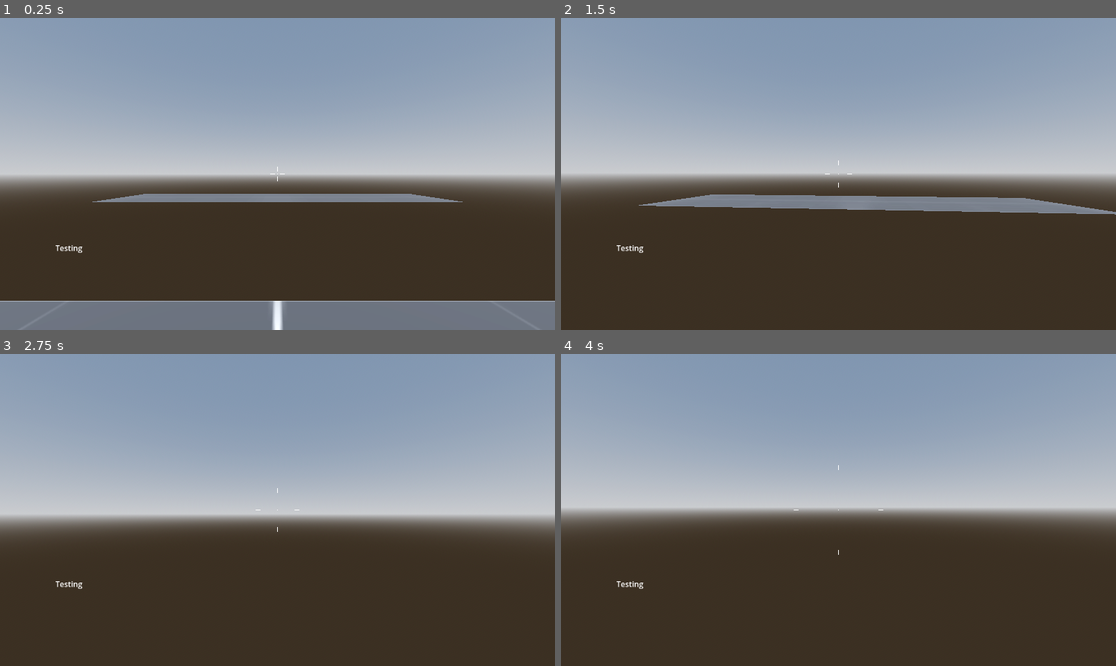
Above: before the commit, frames 1-4 (two rows, left to right).
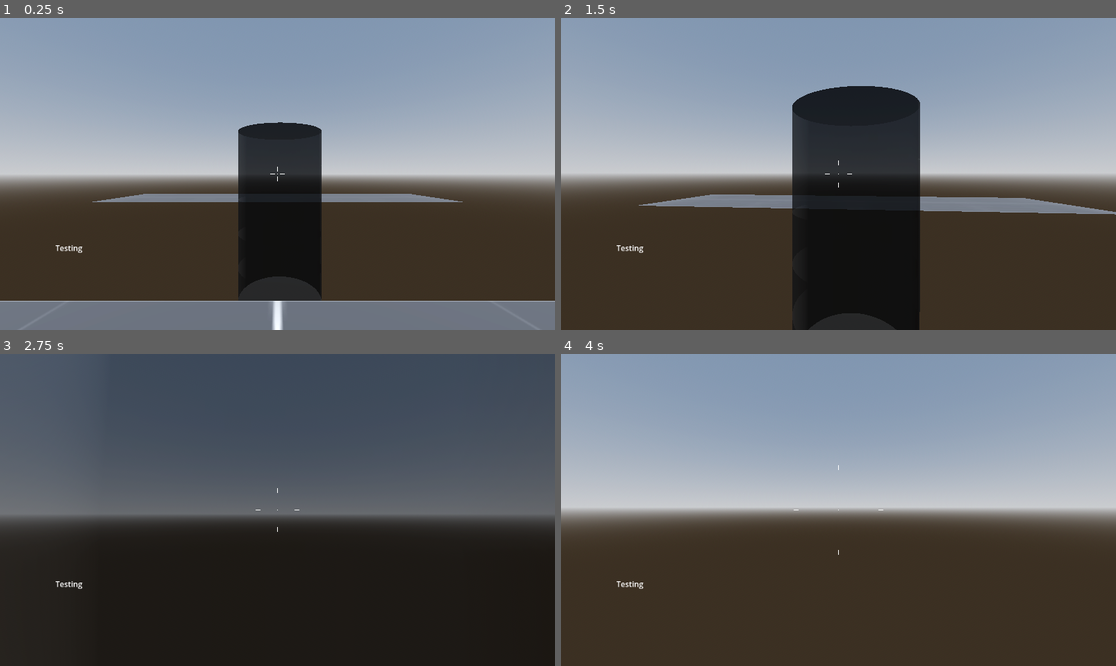
Above: after the commit, the same moments.

Repository: BradleyCai/mask-game
Game: Godot game, scene res://scenes/csg_plats/csg_platforms.tscn
Two runs of this game, one before a commit and one after it. Both use one fixed random seed, a clock stepped at 60 frames per second and the inputs below. This scene is started directly instead of the project's main scene.
Inputs (mouse positions are in pixels of both pictures, inside the frame that each line leads up to):
- Up to frame 1 (0.25 s): no input
- Up to frame 2 (1.5 s): tap Enter (ui_accept) at 0.5, 0.77 s; move the mouse to (866, 174) at 0.52 s; hold Up (ui_up) from 0.53 s (still down); tap Ctrl (crouch) at 0.6 s; move the mouse to (810, 174) at 1.27 s; click (810, 174) at 1.35 s
- Up to frame 3 (2.75 s): keep holding Up (ui_up); tap Enter (ui_accept) at 1.52 s; move the mouse to (288, 503) at 2.02 s; tap Shift (sprint) at 2.1 s
- Up to frame 4 (4 s): keep holding Up (ui_up); move the mouse to (832, 516) at 2.77 s; tap Ctrl (crouch) at 2.85 s; tap Enter (ui_accept) at 3.02, 3.77 s; move the mouse to (877, 513) at 3.52 s; click (877, 513) at 3.6 s

The runs differ from the first frame. In frame 1, 7.6% of the frame differs, in the area x 42-58%, y 33-90%; in frame 2, 17%; in frame 3, 96%, in the area x 0-100%, y 0-100%; in frame 4, nothing differs.

Commit message:
Working platform computer

Diff:
--- a/scenes/csg_plats/csg_platforms.tscn
+++ b/scenes/csg_plats/csg_platforms.tscn
@@ -1,8 +1,9 @@
-[gd_scene load_steps=10 format=3 uid="uid://b62vo4ftcdavk"]
+[gd_scene load_steps=11 format=3 uid="uid://b62vo4ftcdavk"]
 
 [ext_resource type="Texture2D" uid="uid://cpmxigxpqfx1a" path="res://shared/assets/images/debug/dark.png" id="1_513p7"]
 [ext_resource type="PackedScene" uid="uid://cc1m2a1obsyn4" path="res://addons/fpc/character.tscn" id="2_sclr2"]
-[ext_resource type="Script" uid="uid://didc8433ba4d3" path="res://scenes/csg_plats/csg_cylinder_3d.gd" id="3_sclr2"]
+[ext_resource type="PackedScene" uid="uid://kfm2wy2udp45" path="res://scenes/computer/computer_and_cart.tscn" id="4_lcih3"]
+[ext_resource type="PackedScene" uid="uid://cq7cubtlrmi05" path="res://scenes/computer/mouse_ray.tscn" id="5_gqyf1"]
 
 [sub_resource type="StandardMaterial3D" id="StandardMaterial3D_o577s"]
 albedo_texture = ExtResource("1_513p7")
@@ -63,7 +64,6 @@
 
 [node name="Character" parent="." instance=ExtResource("2_sclr2")]
 transform = Transform3D(-4.37114e-08, 0, -1, 0, 1, 0, 1, 0, -4.37114e-08, -7.647597, 0, 0)
-collision_layer = 5
 in_air_momentum = false
 
 [node name="CSGCombiner3D" type="CSGCombiner3D" parent="."]
@@ -79,10 +79,10 @@
 transform = Transform3D(2.6305838, 0, 0, 0, 0.19999999, 0, 0, 0, 2.0683005, 0.4567442, -4.7683716e-07, -4.893982)
 
 [node name="CSGCylinder3D" type="CSGCylinder3D" parent="CSGCombiner3D"]
-transform = Transform3D(3.8087044, 0, 0, 0, 1.0000004, 0, 0, 0, 3.8529968, -1.217946, 0, -2.842311)
+transform = Transform3D(1, 0, 0, 0, 1, 0, 0, 0, 1, -0.22033024, -4.7683716e-07, 0.081252575)
 operation = 1
+radius = 1.5
 sides = 16
-script = ExtResource("3_sclr2")
 
 [node name="WorldEnvironment" type="WorldEnvironment" parent="."]
 environment = SubResource("Environment_sclr2")
@@ -90,3 +90,24 @@
 [node name="DirectionalLight3D" type="DirectionalLight3D" parent="."]
 transform = Transform3D(0.5000001, -0.75, 0.43301266, 0, 0.49999997, 0.86602545, -0.8660254, -0.4330128, 0.25000003, -4.8421545, 0, 0)
 shadow_enabled = true
+
+[node name="ComputerAndCart" parent="." node_paths=PackedStringArray("viewport") instance=ExtResource("4_lcih3")]
+transform = Transform3D(1, 0, 0, 0, 1, 0, 0, 0, 1, -7.6740394, -4.7683716e-07, -8.457752)
+viewport = NodePath("../SubViewport")
+
+[node name="SubViewport" type="SubViewport" parent="."]
+
+[node name="ViewportCamera" type="Camera3D" parent="SubViewport"]
+transform = Transform3D(1, 0, 0, 0, -2.9802319e-08, 1, 0, -1, -2.9802319e-08, -1.8474026, 15.021233, 1.5516624)
+
+[node name="MouseRay" parent="." instance=ExtResource("5_gqyf1")]
+transform = Transform3D(1, 0, 0, 0, 1, 0, 0, 0, 1, -0.22033024, -4.7683716e-07, 0.081252575)
+
+[node name="Pillar" parent="MouseRay" index="0"]
+transform = Transform3D(0.6, 0, 0, 0, 0.6, 0, 0, 0, 0.6, 0, 0, 0)
+
+[node name="RemoteTransform3D" type="RemoteTransform3D" parent="MouseRay"]
+remote_path = NodePath("../../CSGCombiner3D/CSGCylinder3D")
+update_scale = false
+
+[editable path="MouseRay"]
--- a/scenes/singletons/game_manager.gd
+++ b/scenes/singletons/game_manager.gd
@@ -5,19 +5,21 @@
 var _viewport_camera : Camera3D
 
 func get_viewport_camera() -> Camera3D:
-    if _viewport_camera == null:
-        _viewport_camera = get_tree().current_scene.get_node("SubViewport/ViewportCamera")
-    return _viewport_camera
+	if _viewport_camera == null:
+		_viewport_camera = get_tree().current_scene.get_node_or_null("SubViewport/ViewportCamera")
+	if _viewport_camera == null:
+		print("you're an idiot. name the viewport camera under the subviewport 'ViewportCamera'")
+	return _viewport_camera
 
 func get_character() -> Character:
-    if _character == null:
-        _character = get_tree().current_scene.get_node("Character")
-    return _character
+	if _character == null:
+		_character = get_tree().current_scene.get_node("Character")
+	return _character
 
 func get_computer_and_cart() -> ComputerAndCart:
-    if _computer_and_cart == null:
-        _computer_and_cart = get_tree().current_scene.get_node("ComputerAndCart")
-    return _computer_and_cart
+	if _computer_and_cart == null:
+		_computer_and_cart = get_tree().current_scene.get_node("ComputerAndCart")
+	return _computer_and_cart
 
 func _ready() -> void:
-    pass
+	pass
